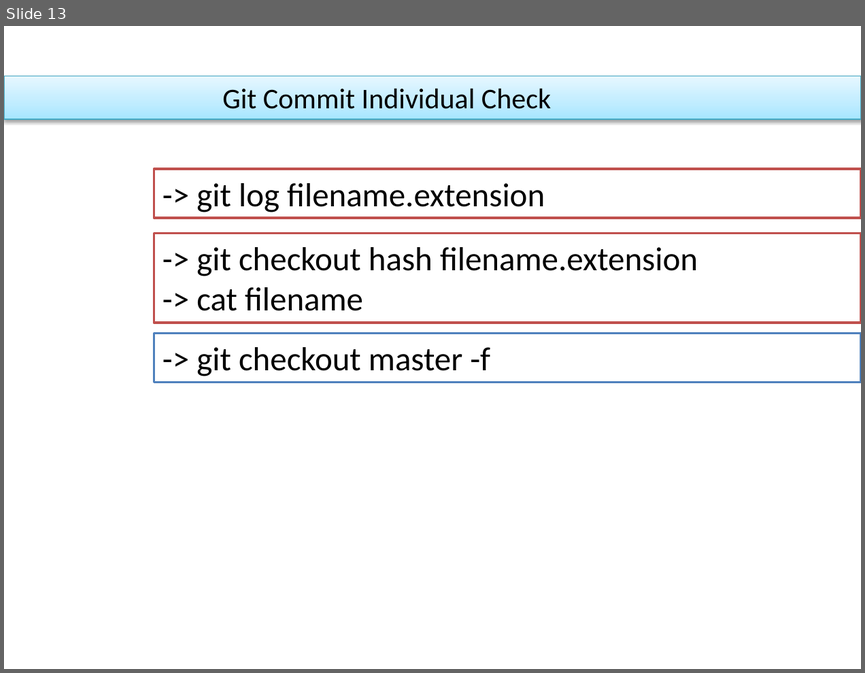
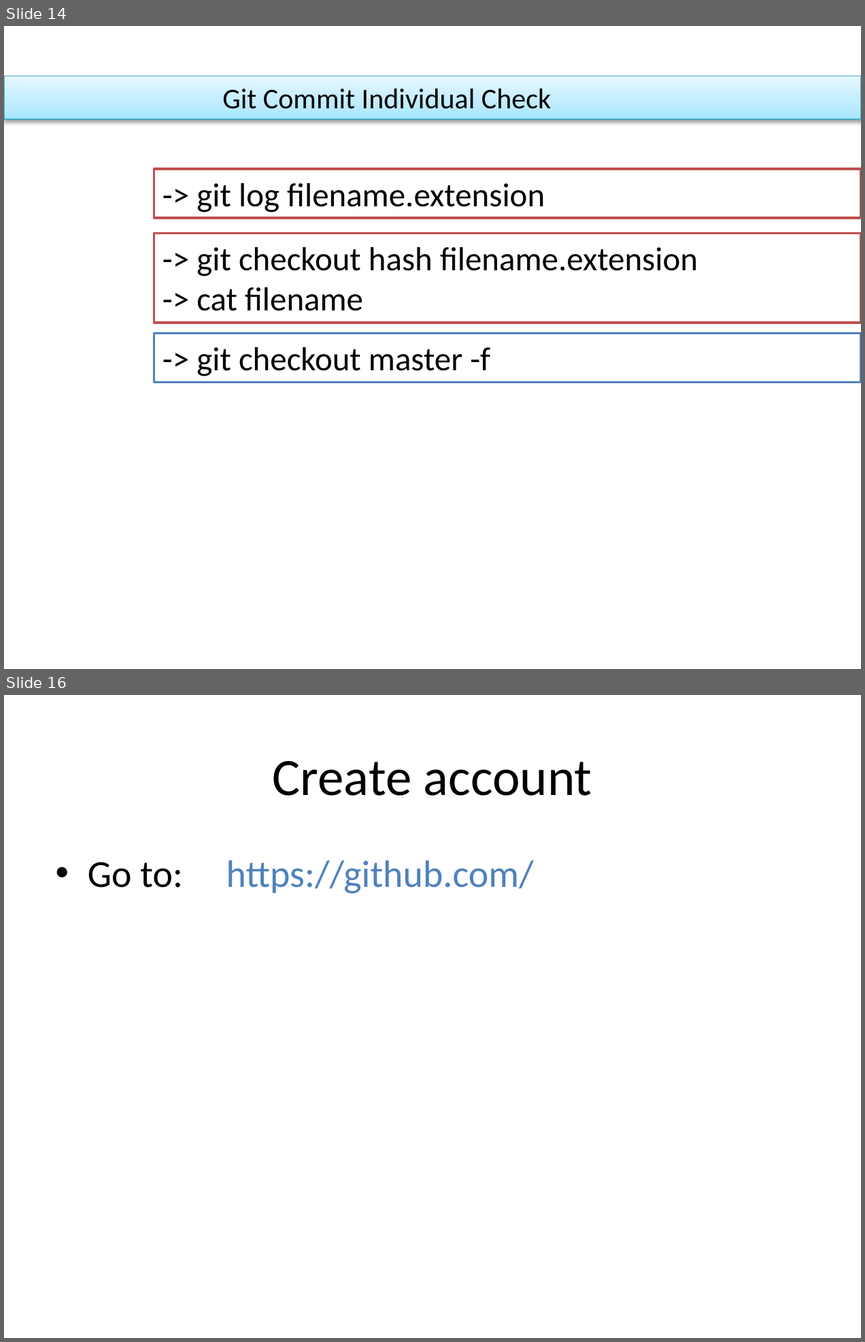
Before and after one commit to isdani/Beginner_Guide_To_Git_-_Github, a slide deck: Introductiongit.pptx. Shown one above the other, each under a label of ours: slide 13 before the commit, slides 14 and 16 after it; the slides between them are not shown. The pictures are 865x673 and 865x1342 pixels, drawn with LibreOffice and Linux fonts; fonts in the diff are those of the drawing; background and template pictures are left out. Boxes give left, top, right and bottom in pixels: in the first picture for what was removed or moved away, otherwise in the second. Text is boxed around its words. In the diff, an @@ line names an element or a change of style, - is before the commit and + after.

Commit message:
added git and github logo

```diff
--- a/Introductiongit.pptx
+++ b/Introductiongit.pptx
@@ slide 16 added at box(4, 695, 861, 1338), background picture (left out) @@
@@ title added at box(273, 761, 592, 796), 44 pt, text #000000 @@
+Create account
@@ text added at box(88, 860, 534, 894), 32 pt, text #4F81BD @@
+• Go to: https://github.com/
@@ what was slide 13 is now slide 14 @@
```
Also in this commit, not shown: 2 slides changed, 16 other slides added.
